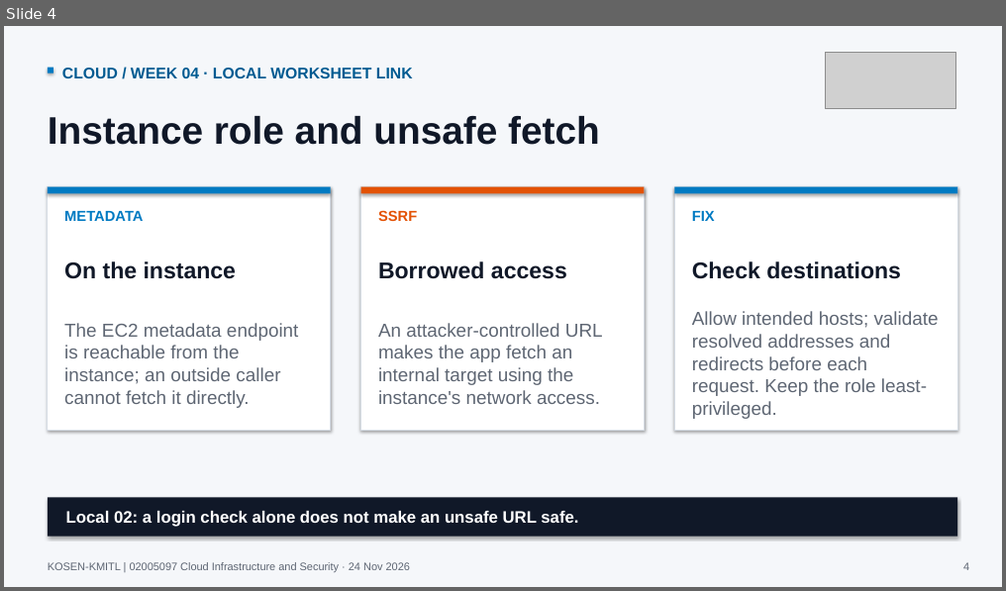
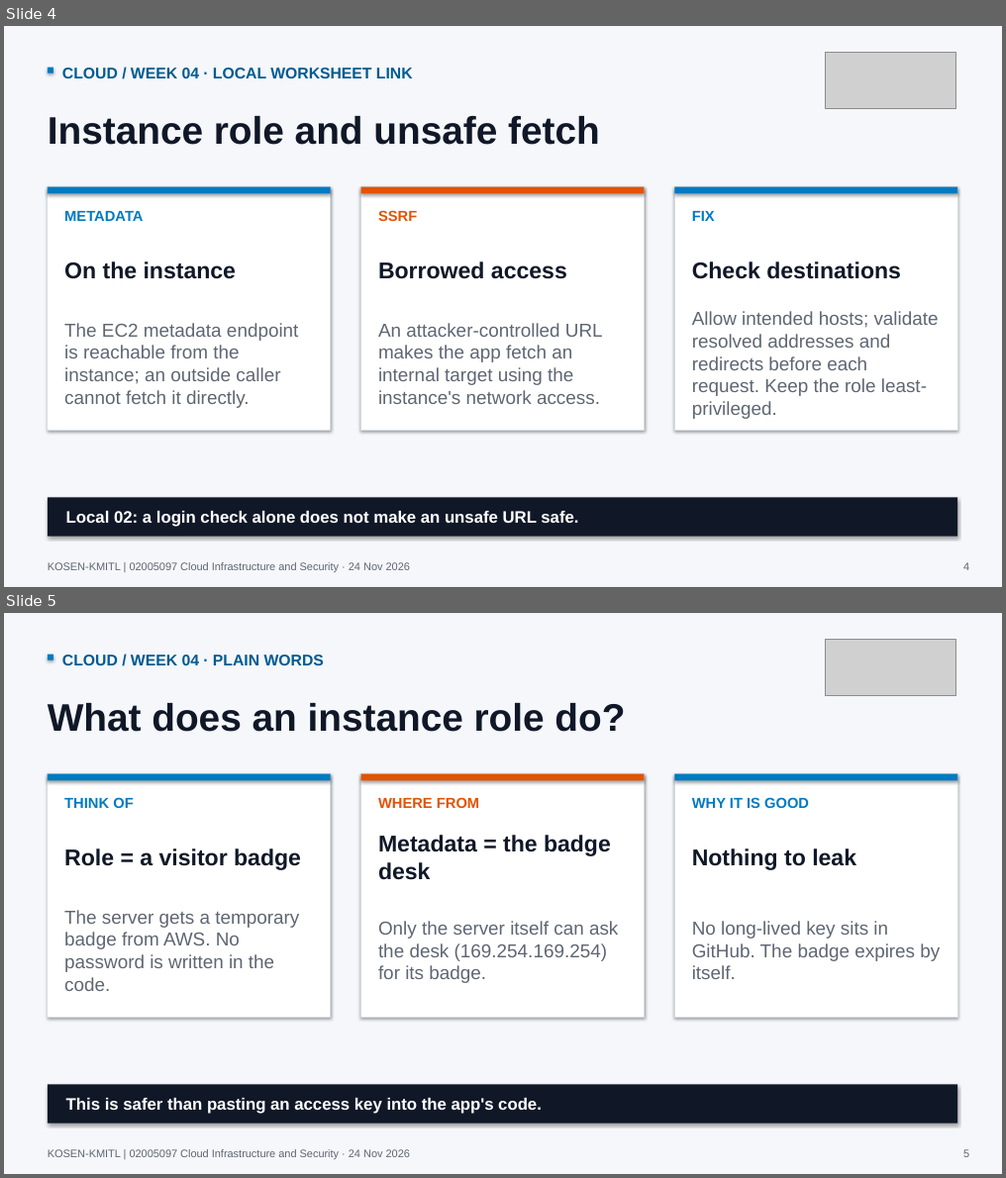
Before and after one commit to nutthakorn7/cloud-infrastructure-security, a slide deck: slides/weekly-bridges/output/Week04_Cloud_Course_Bridge.pptx. Shown one above the other, each under a label of ours: slide 4 before the commit, slides 4 and 5 after it. The pictures are 1006x591 and 1006x1178 pixels, drawn with LibreOffice and Linux fonts; fonts in the diff are those of the drawing; grey boxes stand for pictures. Boxes give left, top, right and bottom in pixels: in the first picture for what was removed or moved away, otherwise in the second. Text is boxed around its words. In the diff, an @@ line names an element or a change of style, - is before the commit and + after.

```diff
--- a/slides/weekly-bridges/output/Week04_Cloud_Course_Bridge.pptx
+++ b/slides/weekly-bridges/output/Week04_Cloud_Course_Bridge.pptx
@@ slide 5 added at (x1=4, y1=613, x2=1002, y2=1174), background #F5F7FA @@
@@ picture added at (x1=826, y1=639, x2=956, y2=695) @@
@@ rectangle added at (x1=48, y1=655, x2=54, y2=661), fill #007AC2 @@
@@ text added at (x1=62, y1=655, x2=324, y2=665), 15 pt, text #005A91, bold @@
+CLOUD / WEEK 04 · PLAIN WORDS
@@ text added at (x1=48, y1=703, x2=625, y2=732), 37 pt, text #101828, bold @@
+What does an instance role do?
@@ rectangle added at (x1=48, y1=774, x2=331, y2=1017), fill #FFFFFF, outline #D5DCE4 0.8 pt @@
@@ rectangle added at (x1=48, y1=774, x2=331, y2=780), fill #007AC2 @@
@@ rectangle added at (x1=361, y1=774, x2=645, y2=1017), fill #FFFFFF, outline #D5DCE4 0.8 pt @@
@@ rectangle added at (x1=361, y1=774, x2=645, y2=780), fill #E35205 @@
@@ rectangle added at (x1=675, y1=774, x2=957, y2=1017), fill #FFFFFF, outline #D5DCE4 0.8 pt @@
@@ rectangle added at (x1=675, y1=774, x2=957, y2=780), fill #007AC2 @@
@@ text added at (x1=64, y1=797, x2=133, y2=808), 14 pt, text #007AC2, bold @@
+THINK OF
@@ text added at (x1=378, y1=797, x2=479, y2=808), 14 pt, text #E35205, bold @@
+WHERE FROM
@@ text added at (x1=692, y1=797, x2=809, y2=808), 14 pt, text #007AC2, bold @@
+WHY IT IS GOOD
@@ text added at (x1=64, y1=849, x2=301, y2=870), 22 pt, text #101828, bold @@
+Role = a visitor badge
@@ text added at (x1=378, y1=835, x2=611, y2=880), 22 pt, text #101828, bold @@
+Metadata = the badge desk
@@ text added at (x1=692, y1=849, x2=856, y2=870), 22 pt, text #101828, bold @@
+Nothing to leak
@@ text added at (x1=64, y1=910, x2=299, y2=991), 18 pt, text #5E6673 @@
+The server gets a temporary badge from AWS. No password is written in the code.
@@ text added at (x1=378, y1=921, x2=618, y2=983), 18 pt, text #5E6673 @@
+Only the server itself can ask the desk (169.254.169.254) for its badge.
@@ text added at (x1=692, y1=921, x2=940, y2=979), 18 pt, text #5E6673 @@
+No long-lived key sits in GitHub. The badge expires by itself.
@@ rectangle added at (x1=48, y1=1084, x2=957, y2=1124), fill #101828 @@
@@ text added at (x1=66, y1=1098, x2=542, y2=1114), 16 pt, text #FFFFFF, bold @@
+This is safer than pasting an access key into the app's code.
@@ text added at (x1=48, y1=1150, x2=410, y2=1159), 10.5 pt, text #5E6673 @@
+KOSEN-KMITL | 02005097 Cloud Infrastructure and Security · 24 Nov 2026
@@ text added at (x1=963, y1=1150, x2=969, y2=1157), 10.5 pt, text #5E6673 @@
+5
```
Also in this commit, not shown: 2 other slides added, 2 other files.
